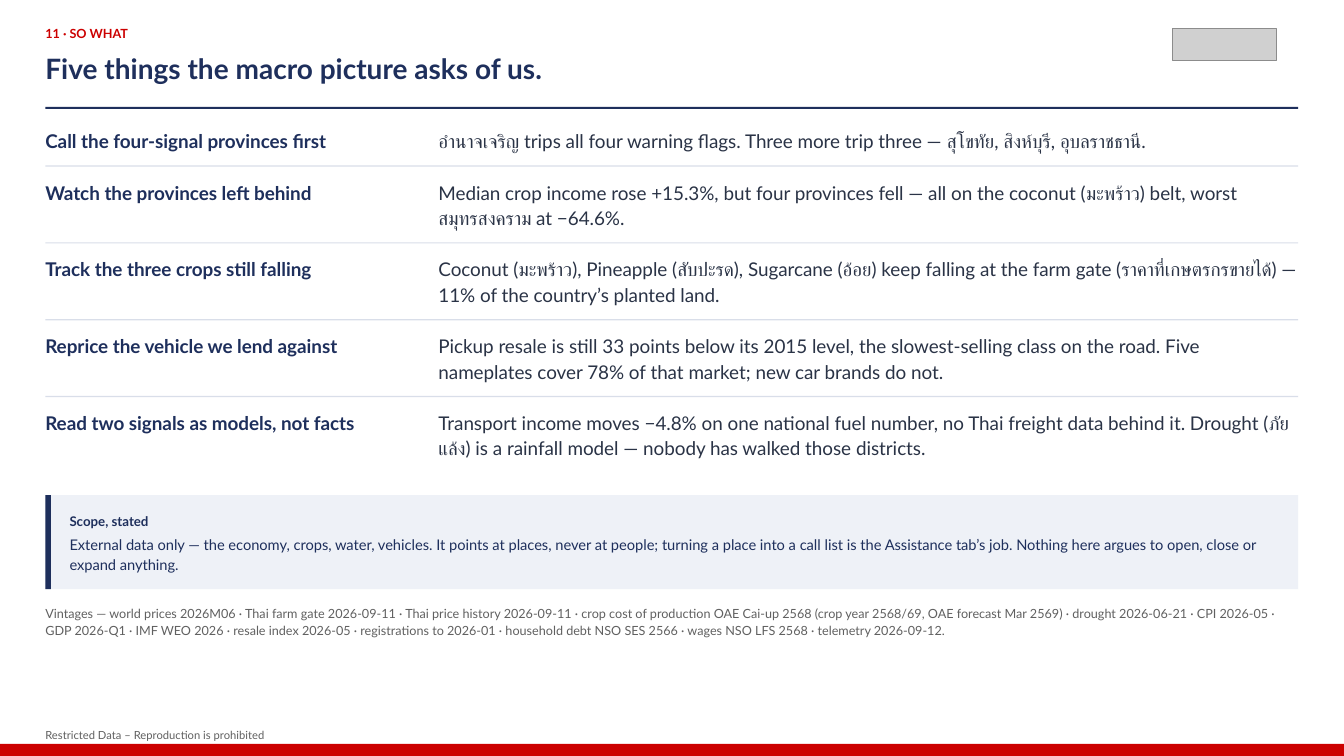
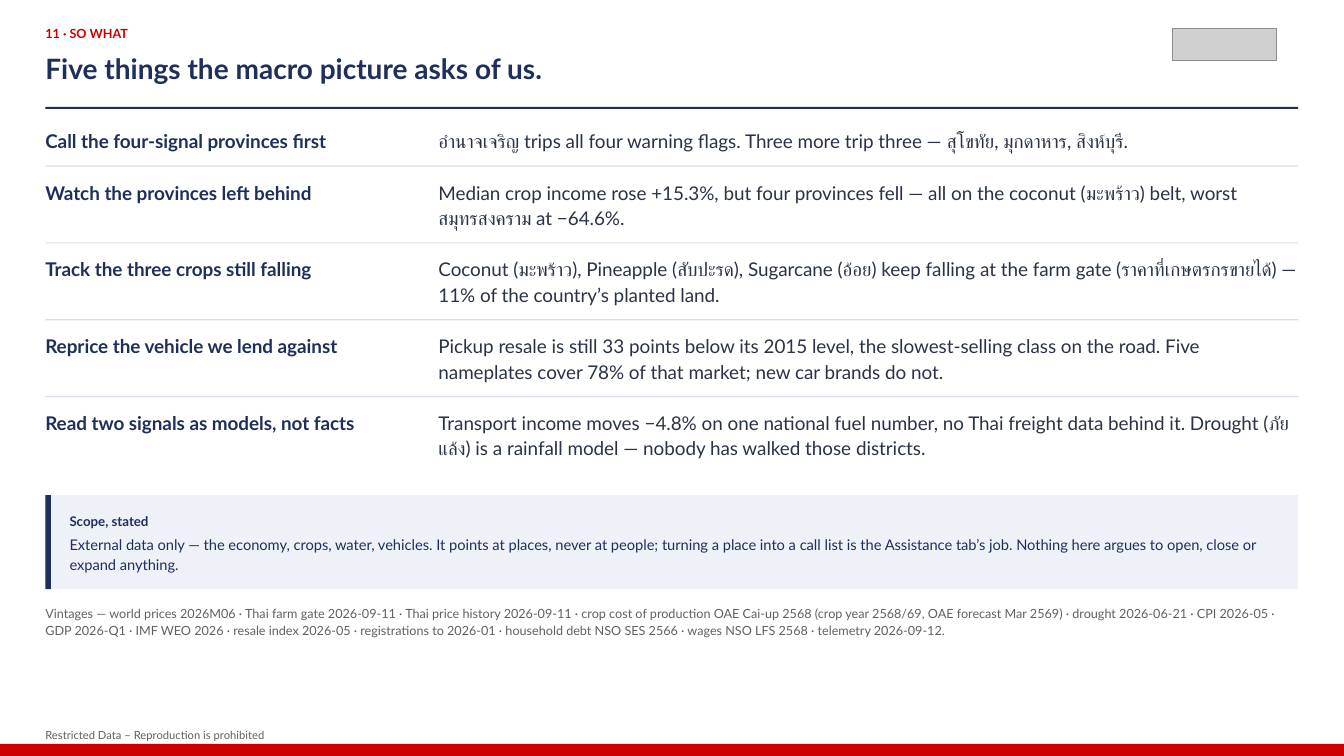
Before and after one commit to kaustavb2101/competitive-intel, a slide deck: slide 19 of docs/decks/mcom-2026-08-05-macro.pptx. Drawn at 1344x756 pixels with LibreOffice and Linux fonts; fonts in the diff are those of the drawing; grey boxes stand for pictures. Boxes give left, top, right and bottom in pixels: in the first picture for what was removed or moved away, otherwise in the second. Text is boxed around its words. In the diff, an @@ line names an element or a change of style, - is before the commit and + after.

```diff
--- a/docs/decks/mcom-2026-08-05-macro.pptx
+++ b/docs/decks/mcom-2026-08-05-macro.pptx
@@ text at [438,133,1128,154]: text changed @@
-อำนาจเจริญ trips all four warning flags. Three more trip three — สุโขทัย, สิงห์บุรี, อุบลราชธานี.
+อำนาจเจริญ trips all four warning flags. Three more trip three — สุโขทัย, มุกดาหาร, สิงห์บุรี.
```
Also in this commit, not shown: 3 other slides changed, 1 other file.
